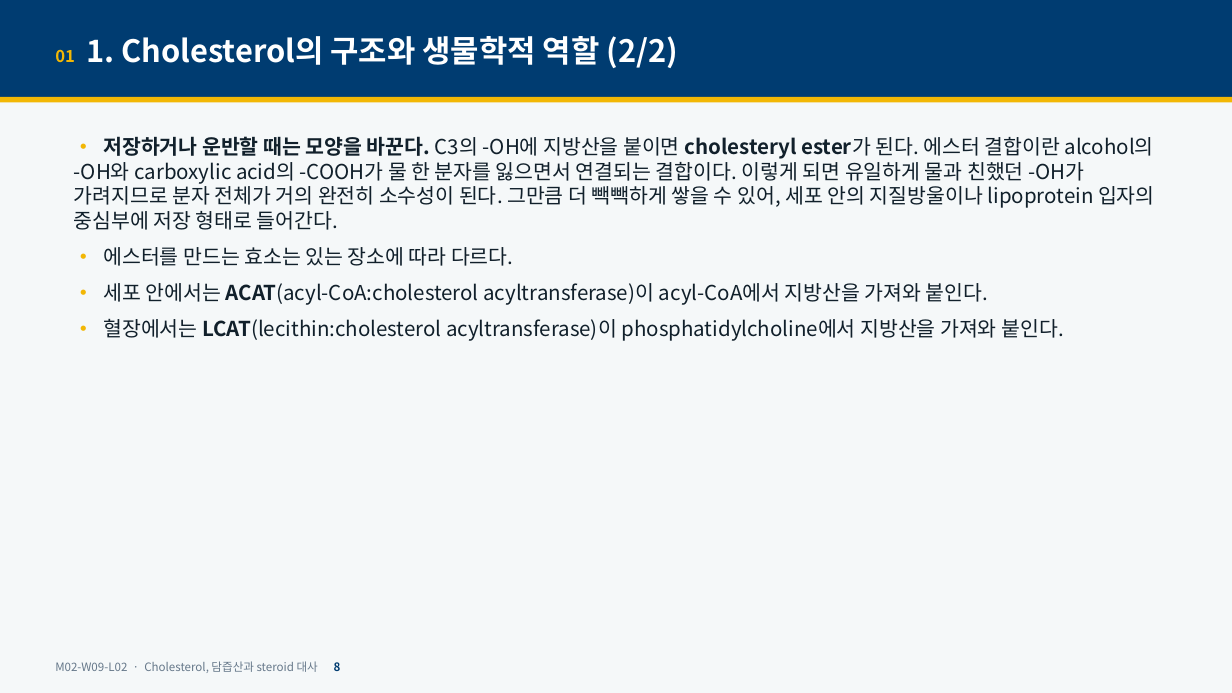
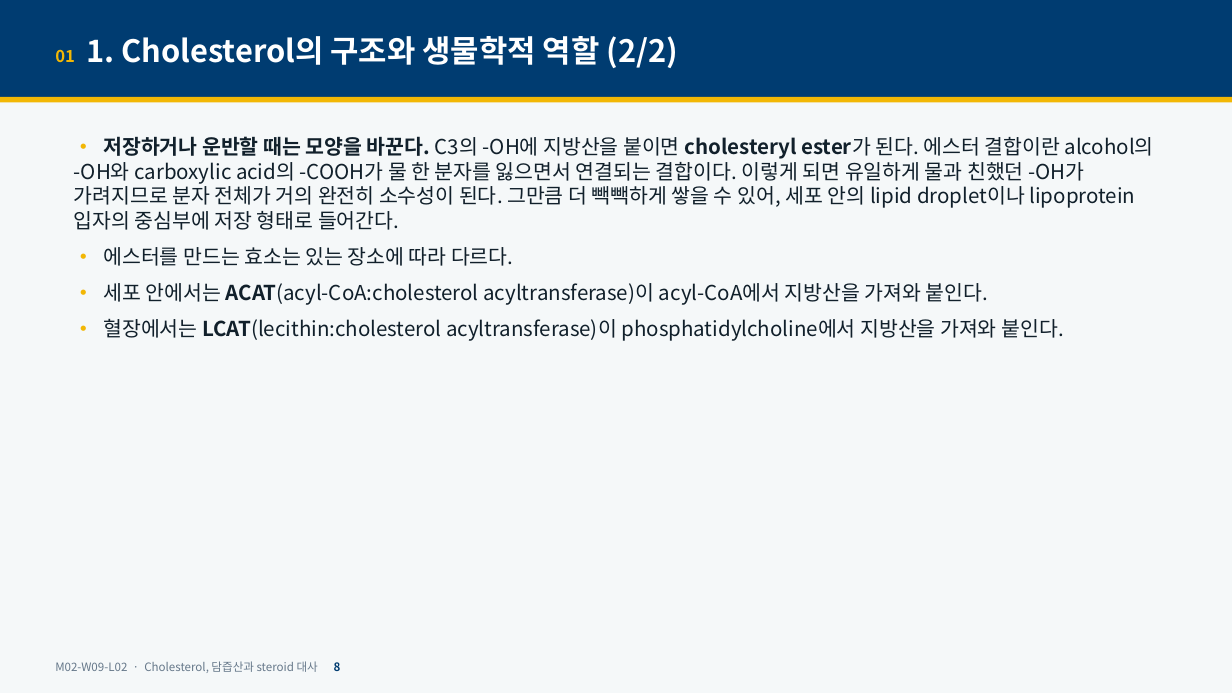
Before and after one commit to hoperiasd2/hoperiasd2.github.io, a slide deck: slide 8 of curriculum/M02/W09/L02/slides.pptx. Drawn at 1232x693 pixels with LibreOffice and Linux fonts; fonts in the diff are those of the drawing. Boxes give left, top, right and bottom in pixels: in the first picture for what was removed or moved away, otherwise in the second. Text is boxed around its words. In the diff, an @@ line names an element or a change of style, - is before the commit and + after.

```diff
--- a/curriculum/M02/W09/L02/slides.pptx
+++ b/curriculum/M02/W09/L02/slides.pptx
@@ text at bbox=[74, 136, 1154, 230]: text changed @@
-• 저장하거나 운반할 때는 모양을 바꾼다. C3의 -OH에 지방산을 붙이면 cholesteryl ester가 된다. 에스터 결합이란 alcohol의 -OH와 carboxylic acid의 -COOH가 물 한 분자를 잃으면서 연결되는 결합이다. 이렇게 되면 유일하게 물과 친했던 -OH가 가려지므로 분자 전체가 거의 완전히 소수성이 된다. 그만큼 더 빽빽하게 쌓을 수 있어, 세포 안의 지질방울이나 lipoprotein 입자의 중심부에 저장 형태로 들어간다.
+• 저장하거나 운반할 때는 모양을 바꾼다. C3의 -OH에 지방산을 붙이면 cholesteryl ester가 된다. 에스터 결합이란 alcohol의 -OH와 carboxylic acid의 -COOH가 물 한 분자를 잃으면서 연결되는 결합이다. 이렇게 되면 유일하게 물과 친했던 -OH가 가려지므로 분자 전체가 거의 완전히 소수성이 된다. 그만큼 더 빽빽하게 쌓을 수 있어, 세포 안의 lipid droplet이나 lipoprotein 입자의 중심부에 저장 형태로 들어간다.
```
Also in this commit, not shown: 13 other slides changed, 3 other files.
